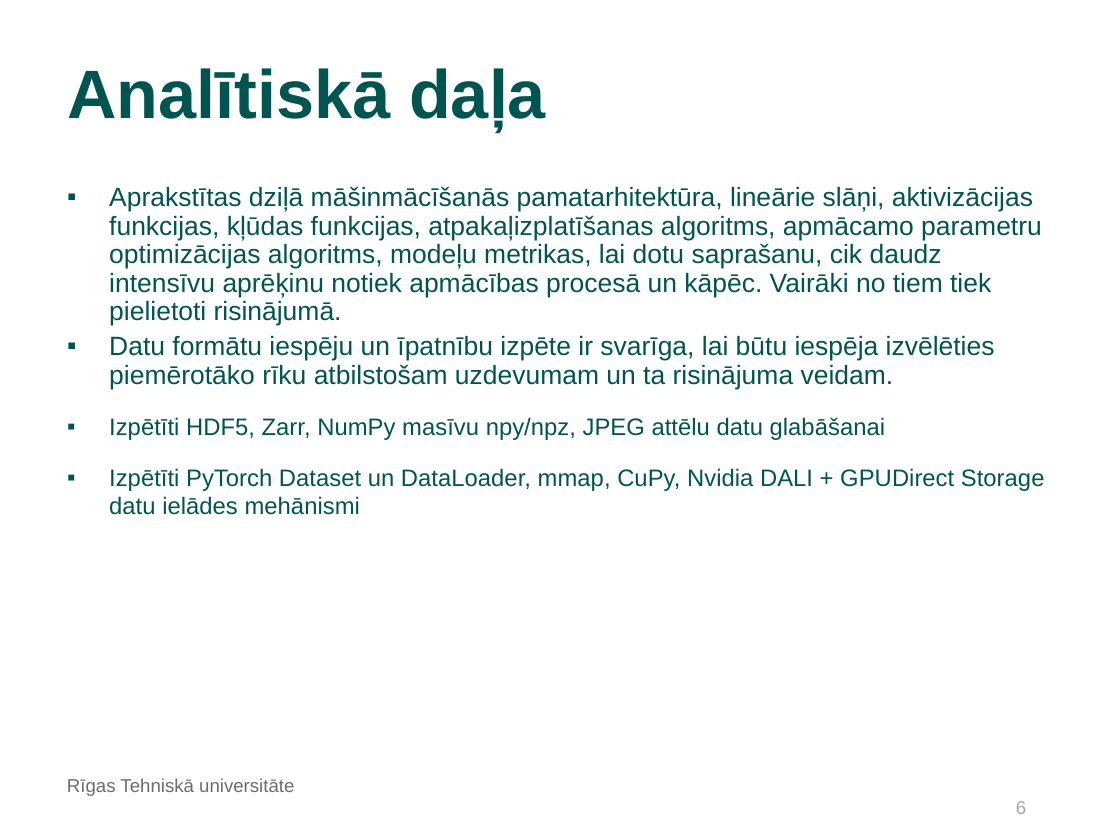
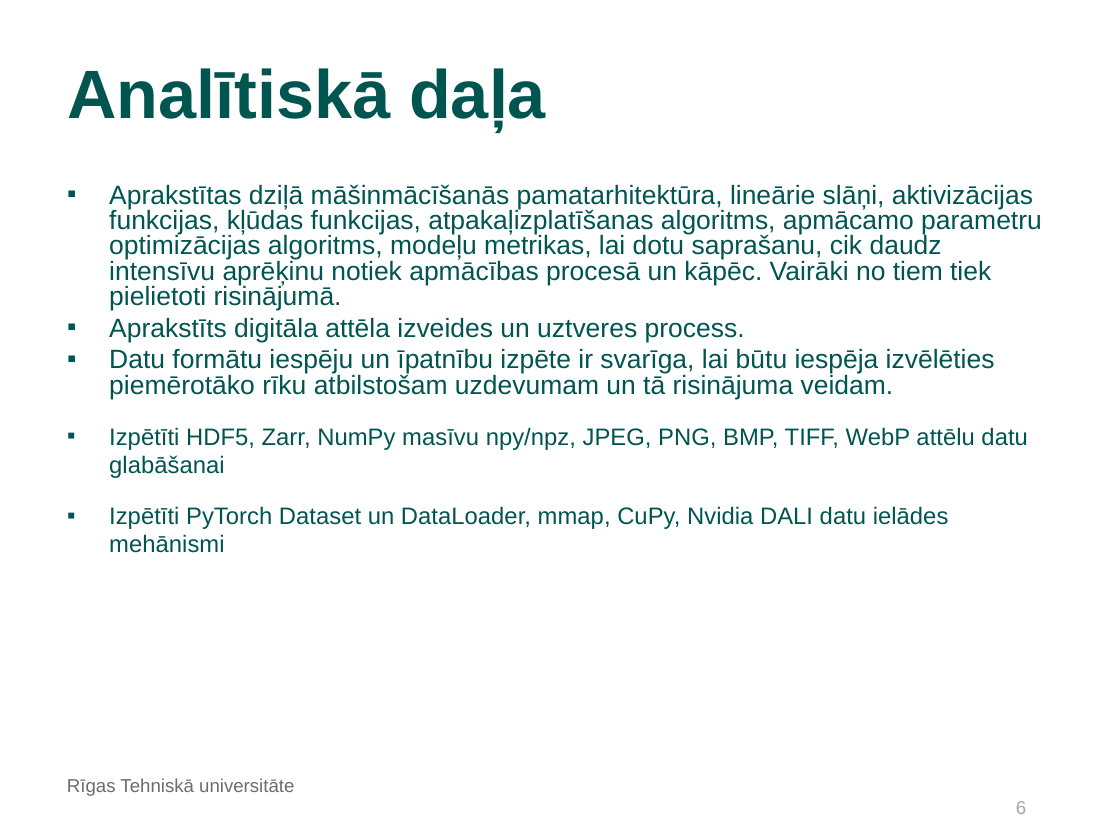
Before and after one commit to kamikaze/rtu-bachelor-tasks, a slide deck: slide 6 of docs/Šablons_Bakalaura_darba_priekšaizstāvēšanai.odp. Drawn at 1120x840 pixels with LibreOffice and Linux fonts; fonts in the diff are those of the drawing; background and template pictures are left out. Boxes give left, top, right and bottom in pixels: in the first picture for what was removed or moved away, otherwise in the second. Text is boxed around its words. In the diff, an @@ line names an element or a change of style, - is before the commit and + after.

```diff
--- a/docs/Šablons_Bakalaura_darba_priekšaizstāvēšanai.odp
+++ b/docs/Šablons_Bakalaura_darba_priekšaizstāvēšanai.odp
@@ text at (x1=109, y1=184, x2=1042, y2=311): line spacing 0.9 to 0.8 @@
@@ text at (x1=109, y1=317, x2=1027, y2=529): text changed; size 15.3 to 17 pt @@
-▪ Datu formātu iespēju un īpatnību izpēte ir svarīga, lai būtu iespēja izvēlēties piemērotāko rīku atbilstošam uzdevumam un ta risinājuma veidam.
-▪ Izpētīti HDF5, Zarr, NumPy masīvu npy/npz, JPEG attēlu datu glabāšanai
-▪ Izpētīti PyTorch Dataset un DataLoader, mmap, CuPy, Nvidia DALI + GPUDirect Storage datu ielādes mehānismi
+▪ Aprakstīts digitāla attēla izveides un uztveres process.
+▪ Datu formātu iespēju un īpatnību izpēte ir svarīga, lai būtu iespēja izvēlēties piemērotāko rīku atbilstošam uzdevumam un tā risinājuma veidam.
+▪ Izpētīti HDF5, Zarr, NumPy masīvu npy/npz, JPEG, PNG, BMP, TIFF, WebP attēlu datu glabāšanai
+▪ Izpētīti PyTorch Dataset un DataLoader, mmap, CuPy, Nvidia DALI datu ielādes mehānismi
```
Also in this commit, not shown: 6 other slides changed, 1 other file.
